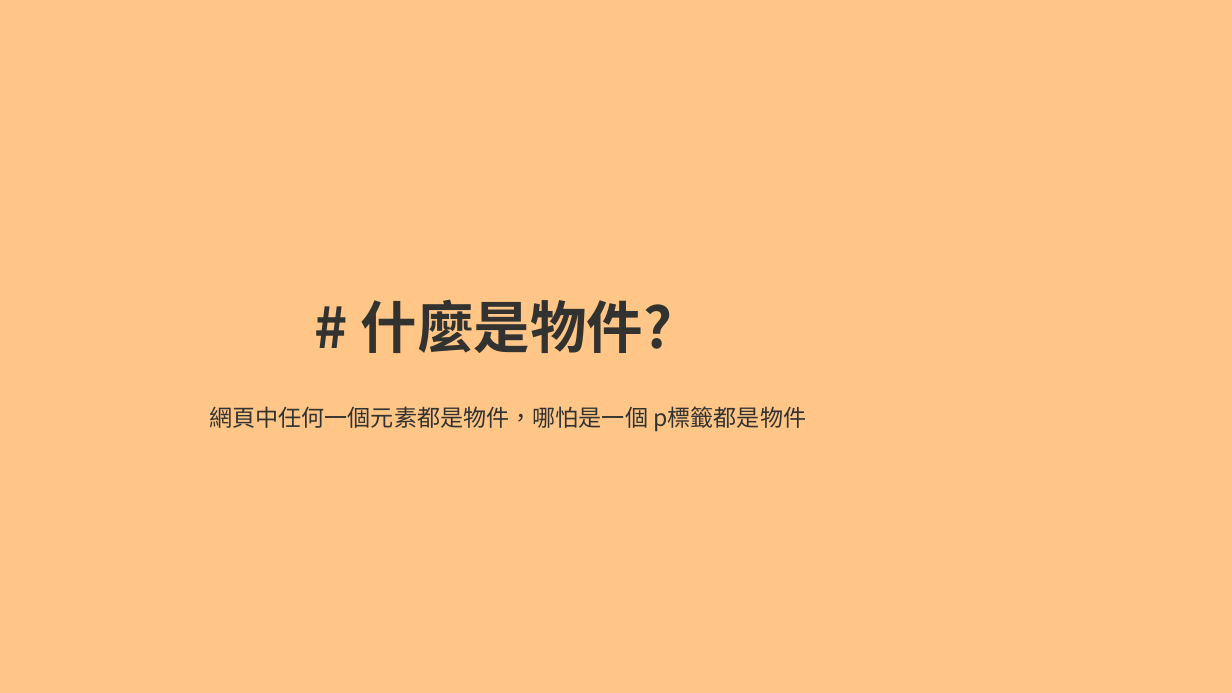
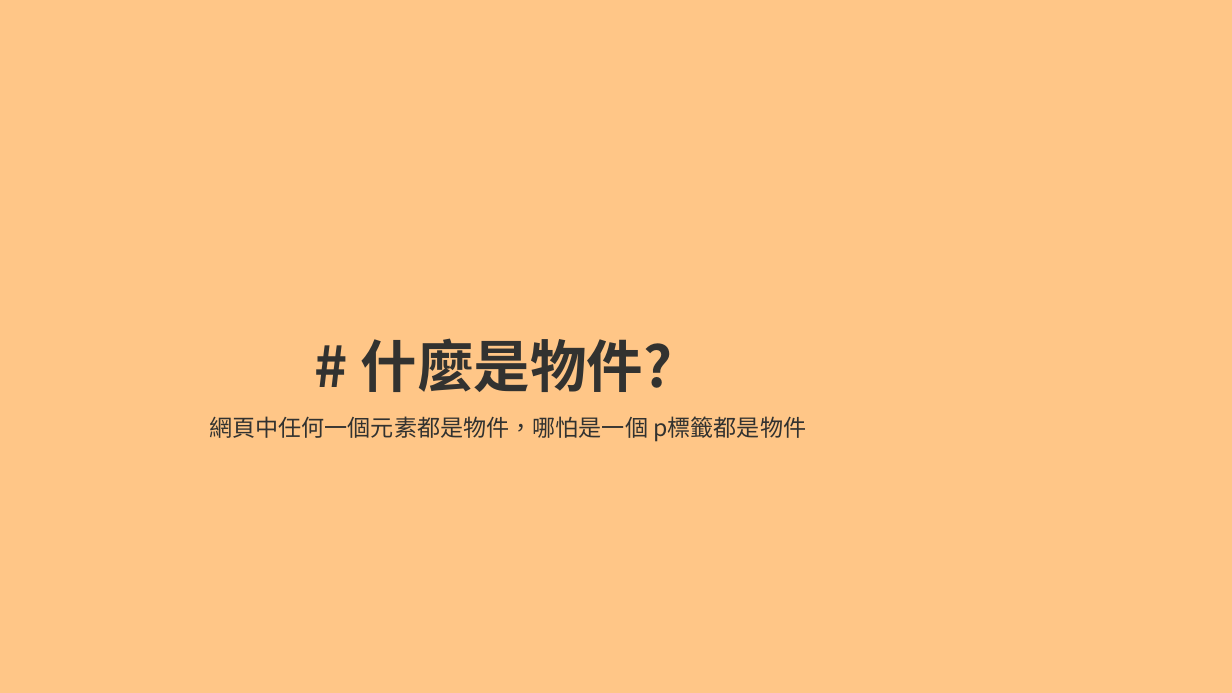
Before and after one commit to a23246542/JS_course_Intermediate_example, a slide deck: slide 4 of 現代 JavaScript 職人之路｜ 中階篇.pptx. Drawn at 1232x693 pixels with LibreOffice and Linux fonts; fonts in the diff are those of the drawing. Boxes give left, top, right and bottom in pixels: in the first picture for what was removed or moved away, otherwise in the second. Text is boxed around its words. In the diff, an @@ line names an element or a change of style, - is before the commit and + after.

```diff
--- a/現代 JavaScript 職人之路｜ 中階篇.pptx
+++ b/現代 JavaScript 職人之路｜ 中階篇.pptx
@@ text "# 什麼是物件?": place and size @@
-text "# 什麼是物件?" at [361, 299, 673, 353]
+text "# 什麼是物件?" at [361, 338, 673, 392]
@@ text "網頁中任何一個元素都是物件，哪怕是一個 p標籤都是物件": place and size @@
-text "網頁中任何一個元素都是物件，哪怕是一個 p標籤都是物件" at [209, 406, 806, 432]
+text "網頁中任何一個元素都是物件，哪怕是一個 p標籤都是物件" at [209, 416, 806, 442]
```
Also in this commit, not shown: 5 other slides changed, 1 slide added, 1 slide removed, 5 other files.
